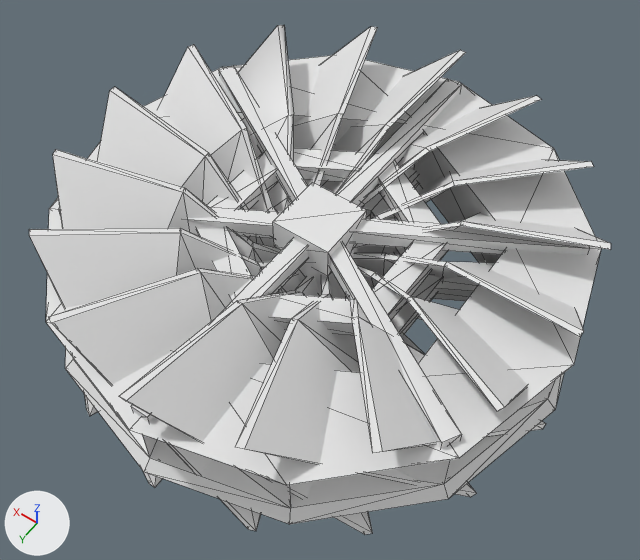
Renders of the OBJ model src/main/resources/assets/resonantinduction/models/waterTurbines.obj from each side of a commit.
Both versions are drawn from a camera (50 mm lens) standing at (-1.85, 2.6, 3.83) and looking at (-0.07, 0.1, -0.1). The lights are fixed; the arrows at lower left show +X, +Y and +Z. Mesh edges are drawn as thin lines. Where no turn or scale is listed for an object, it has been applied to the vertices.

Before the edit, the objects in view are built like this:
```python
me_waterturbines = bpy.data.meshes.new('waterTurbines')
me_waterturbines.from_pydata(...)  # 520 vertices, 894 faces; spans x -1.5..1.5, y -1.5..1.5, z -0.45..0.45
ob_waterturbines = bpy.data.objects.new('waterTurbines', me_waterturbines)
ob_waterturbines.location = (0.0, 0.0, 0.0)
```
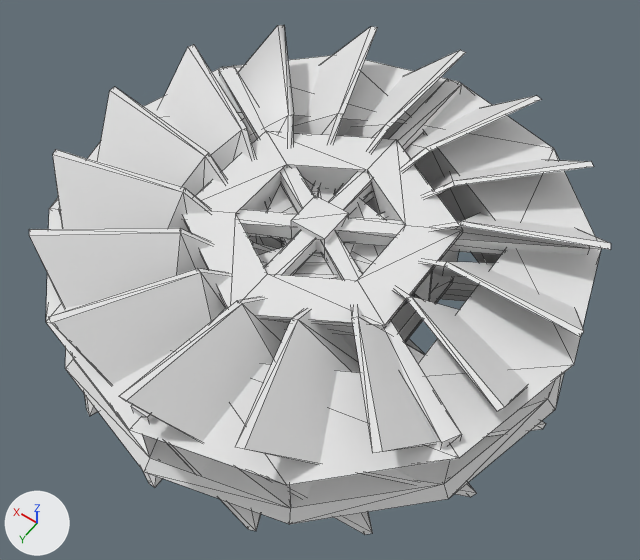
Commit message: Turbine model improvements

The change, as a diff of the scene's bpy script:
```diff
--- a/src/main/resources/assets/resonantinduction/models/waterTurbines.obj.py
+++ b/src/main/resources/assets/resonantinduction/models/waterTurbines.obj.py
@@ me_waterturbines @@
 # used by ob_waterturbines; location = (0.0, 0.0, 0.0)
-me_waterturbines.from_pydata(...)  # 520 vertices, 894 faces; spans x -1.5..1.5, y -1.5..1.5, z -0.45..0.45
+me_waterturbines.from_pydata(...)  # 666 vertices, 1134 faces; spans x -1.5..1.5, y -1.5..1.5, z -0.45..0.45
+# me_waterturbines part 1: the loose piece of 8 vertices spanning x -0.06..0.06, y -0.06..0.06, z -0.3..0.12 is copied, and the copy is turned 90 degrees about the y axis through its middle and scaled by 0.854, then moved by (-0.22, 0.0, 0.14); it spans x -0.41..-0.04, y -0.05..0.05, z 0.0..0.09
+# me_waterturbines part 2: the loose piece of 8 vertices spanning x -0.06..0.06, y -0.06..0.06, z -0.3..0.12 is copied, and the copy is multiplied about its middle by the matrix ((0.0, -0.74, -0.427), (0.0, -0.427, 0.74), (-0.854, 0.0, 0.0)), then moved by (0.11, -0.19, 0.14); it spans x -0.02..0.25, y -0.38..-0.01, z 0.0..0.09
+# me_waterturbines part 3: the loose piece of 8 vertices spanning x -0.06..0.06, y -0.06..0.06, z -0.3..0.12 is copied, and the copy is multiplied about its middle by the matrix ((0.0, 0.74, -0.427), (0.0, -0.427, -0.74), (-0.854, 0.0, 0.0)), then moved by (0.11, 0.19, 0.14); it spans x -0.02..0.25, y 0.01..0.38, z 0.0..0.09
+# me_waterturbines part 4: a new loose piece of 48 vertices spanning x -0.66..0.66, y -0.76..0.76, z -0.18..0.28
+# me_waterturbines part 5: a new loose piece of 14 vertices spanning x -0.7..0.0, y -0.36..0.0, z 0.01..0.18
+# me_waterturbines part 6: a new loose piece of 14 vertices spanning x -0.31..0.35, y 0.0..0.62, z 0.01..0.18
+# me_waterturbines part 7: a new loose piece of 14 vertices spanning x 0.0..0.47, y -0.61..0.18, z 0.01..0.18
```

Where the change shows, as pixel boxes (x1, y1, x2, y2) in the pictures (640 x 560 px):
part 1 of me_waterturbines, added
    after: (352, 251, 373, 274)
part 2 of me_waterturbines, added
    after: (317, 189, 335, 202)
part 3 of me_waterturbines, added
    after: (258, 246, 285, 267)
part 4 of me_waterturbines, added
    after: (183, 131, 463, 357)
part 5 of me_waterturbines, added
    after: (349, 200, 432, 301)
part 6 of me_waterturbines, added
    after: (293, 264, 337, 279)
part 7 of me_waterturbines, added
    after: (267, 186, 311, 240)
